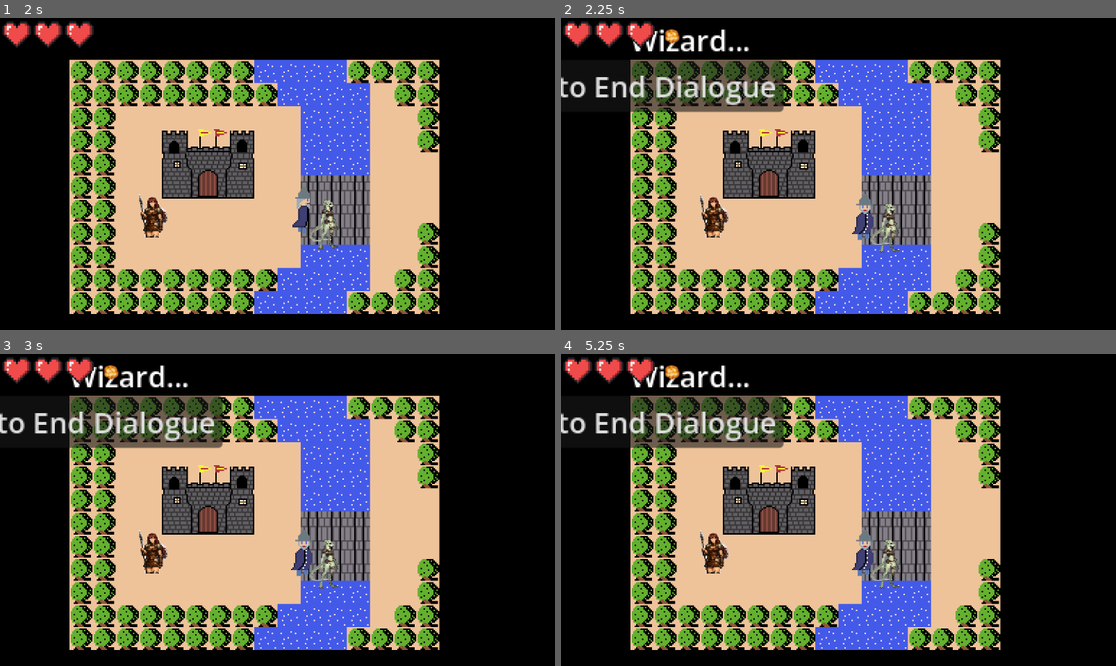
Above: before the commit, frames 1-4 (two rows, left to right).
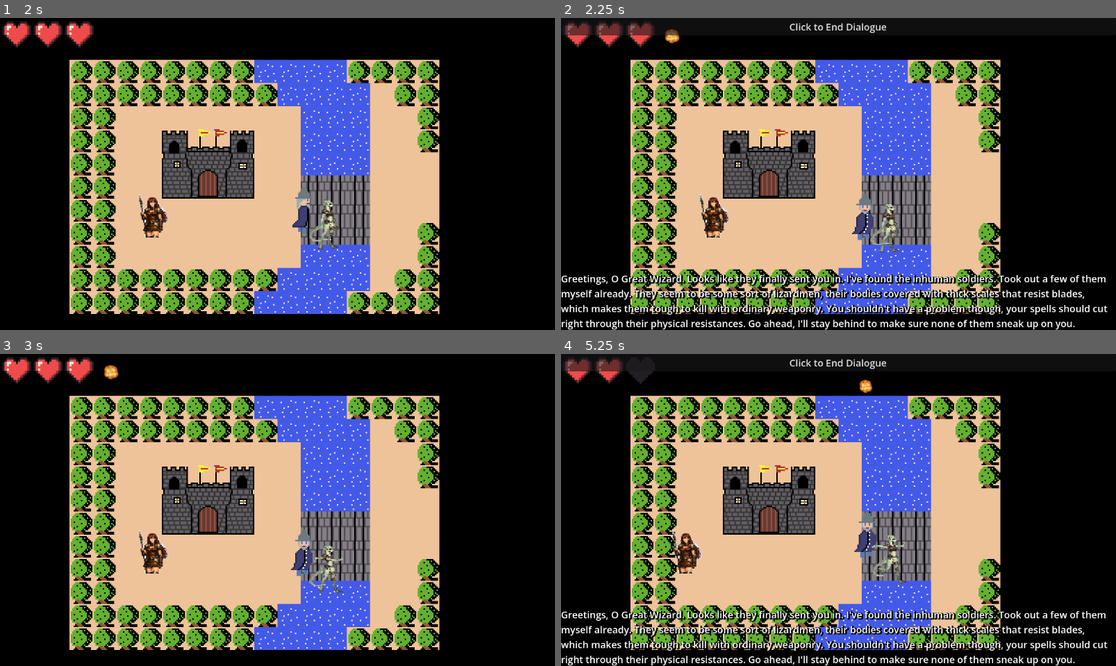
Above: after the commit, the same moments.

Repository: CodyG0228/SDEV248-GroupProject-ZeldaClone
Game: Godot game, scene res://scenes/intro_cutscene.tscn
The game is run twice, just before and just after one commit, with the same random seed, the same clock (stepped at 60 frames per second) and the same inputs.
Inputs (mouse positions are in pixels of both pictures, inside the frame that each line leads up to):
- Up to frame 1 (2 s): click "Click to Begin the Mission" at 0.5 s; tap Enter at 1.25 s; hold D (move_right) from 1.28 s (still down); hold Space (cast) from 1.28 s (still down)
- Up to frame 2 (2.25 s): release D (move_right) at 2.03 s; release Space (cast) at 2.03 s; hold S (move_down) from 2.03 s (still down); tap E (interact) at 2.1 s
- Up to frame 3 (3 s): release S (move_down) at 2.75 s; click (277, 363) at 2.75 s, where only the run after the commit has a clickable "Click to End Dialogue"
- Up to frame 4 (5.25 s): hold D (move_right) 3.53-4.28 s; tap H at 3.6 s; hold W (move_up) 4.28-5.03 s; tap Space (cast) at 4.35 s; hold A (move_left) from 5.03 s (still down); hold E (interact) from 5.03 s (still down)

Frame 1 is identical in both runs. In frame 2, 12% of the frame differs, in the area x 0-99%, y 1-100%; in frame 3, 5.2%; in frame 4, 14%.

Commit message:
Fixed fireball functionality and overlay

Diff:
--- a/SDEV248-GroupProject-ZeldaClone-organized-main/scenes/fireball.gd
+++ b/SDEV248-GroupProject-ZeldaClone-organized-main/scenes/fireball.gd
@@ -3,7 +3,6 @@
 @export var speed: float = 150.0
 @export var damage: int = 1
 @export var lifetime: float = 2.0
-@export var bounds: Rect2 = Rect2(0, 0, 256, 176)
 
 var direction: Vector2 = Vector2.DOWN
 
@@ -14,14 +13,18 @@
 
 func _physics_process(delta: float) -> void:
 	position += direction * speed * delta
+
 	lifetime -= delta
-	if lifetime <= 0.0 or not bounds.has_point(position):
+
+	if lifetime <= 0.0:
 		queue_free()
 
 
 func _on_body_entered(body: Node) -> void:
 	if body.is_in_group("player"):
 		return
+
 	if body.is_in_group("enemy") and body.has_method("take_damage"):
 		body.take_damage(damage)
+
 	queue_free()
--- a/SDEV248-GroupProject-ZeldaClone-organized-main/scenes/in_game_cutscene_overlay.gd
+++ b/SDEV248-GroupProject-ZeldaClone-organized-main/scenes/in_game_cutscene_overlay.gd
@@ -1,4 +1,4 @@
-extends Control
+extends CanvasLayer
 
 signal dialogue_ended
 
--- a/SDEV248-GroupProject-ZeldaClone-organized-main/scenes/in_game_cutscene_overlay.tscn
+++ b/SDEV248-GroupProject-ZeldaClone-organized-main/scenes/in_game_cutscene_overlay.tscn
@@ -2,16 +2,12 @@
 
 [ext_resource type="Script" uid="uid://bbxoogyhw7m2w" path="res://scenes/in_game_cutscene_overlay.gd" id="1_4dlco"]
 
-[node name="In-Game Cutscene Overlay" type="Control" unique_id=1053629516 groups=["cutscene_overlay"]]
-layout_mode = 3
-anchor_right = 1.0
-anchor_bottom = 1.0
-grow_horizontal = 2
-grow_vertical = 2
+[node name="In-Game Cutscene Overlay" type="CanvasLayer" unique_id=1617228589 groups=["cutscene_overlay"]]
+process_mode = 3
 script = ExtResource("1_4dlco")
 
 [node name="Label" type="Label" parent="." unique_id=1970389906]
-layout_mode = 1
+process_mode = 3
 anchors_preset = 12
 anchor_top = 1.0
 anchor_right = 1.0
@@ -28,7 +24,7 @@
 autowrap_mode = 2
 
 [node name="Button" type="Button" parent="." unique_id=940258866]
-layout_mode = 1
+process_mode = 2
 anchors_preset = 10
 anchor_right = 1.0
 offset_bottom = 31.0
--- a/SDEV248-GroupProject-ZeldaClone-organized-main/scenes/npc_spearwoman.gd
+++ b/SDEV248-GroupProject-ZeldaClone-organized-main/scenes/npc_spearwoman.gd
@@ -4,7 +4,7 @@
 @export var dialogue_text: String = "Greetings, O Great Wizard..."
 
 @onready var sprite: AnimatedSprite2D = $AnimatedSprite2D
-@onready var overlay: Control
+@onready var overlay: CanvasLayer
 
 var _move_dir: Vector2 = Vector2.RIGHT
 var _move_timer: float = 0.0
--- a/SDEV248-GroupProject-ZeldaClone-organized-main/scenes/npc_spearwoman.tscn
+++ b/SDEV248-GroupProject-ZeldaClone-organized-main/scenes/npc_spearwoman.tscn
@@ -35,6 +35,7 @@
 
 [node name="NPC Spearwoman" type="CharacterBody2D" unique_id=73876376 groups=["NPC"]]
 script = ExtResource("1_bl8n6")
+dialogue_text = "Greetings, O Great Wizard. Looks like they finally sent you in. I've found the inhuman soldiers. Took out a few of them myself already. They seem to be some sort of lizardmen, their bodies covered with thick scales that resist blades, which makes them tough to kill with ordinary weaponry. You shouldn't have a problem though, your spells should cut right through their physical resistances. Go ahead, I'll stay behind to make sure none of them sneak up on you."
 
 [node name="AnimatedSprite2D" type="AnimatedSprite2D" parent="." unique_id=1573142823]
 sprite_frames = SubResource("SpriteFrames_2irqa")
--- a/SDEV248-GroupProject-ZeldaClone-organized-main/scenes/room_1.tscn
+++ b/SDEV248-GroupProject-ZeldaClone-organized-main/scenes/room_1.tscn
@@ -154,4 +154,3 @@
 shape = SubResource("RectangleShape2D_gnvyj")
 
 [node name="In-Game Cutscene Overlay" parent="." unique_id=1053629516 instance=ExtResource("7_d0u7m")]
-anchors_preset = 15
